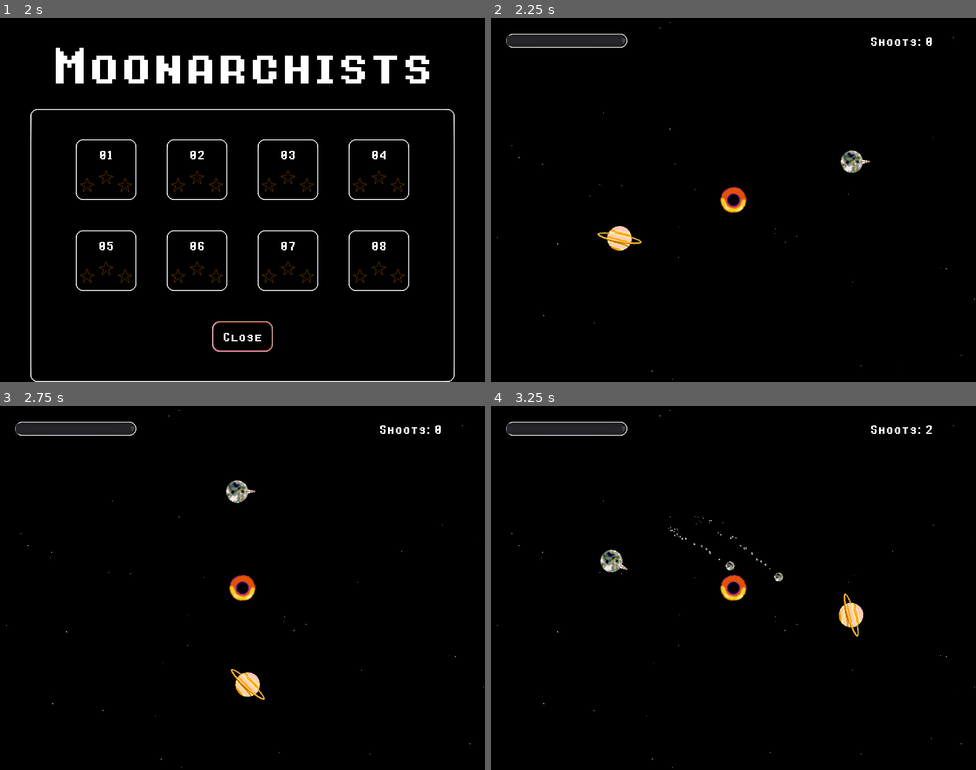
Above: before the commit, frames 1-4 (two rows, left to right).
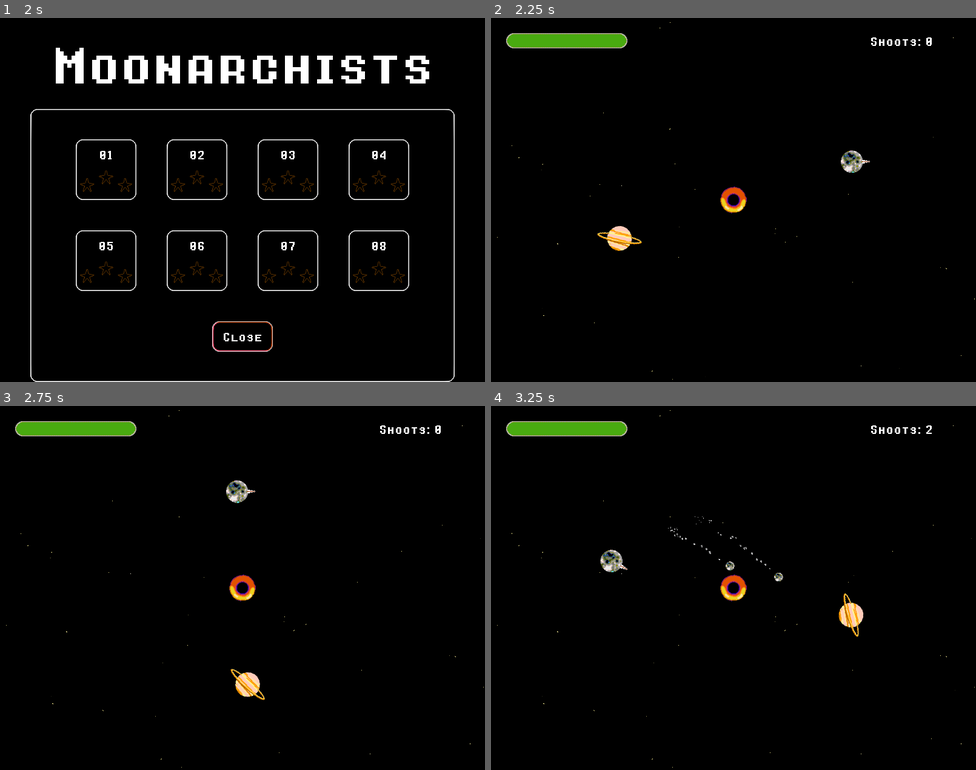
Above: after the commit, the same moments.

Repository: renato-grottesi/moonarchists
Game: Godot game, scene res://Scenes/MainMenu.tscn
Same seed, same stepped clock (60 frames per second), same inputs: the game is played once before the commit and once after it.
Inputs (mouse positions are in pixels of both pictures, inside the frame that each line leads up to):
- Up to frame 1 (2 s): click "Play" at 0.5 s; click "Play" at 1.25 s
- Up to frame 2 (2.25 s): click "01" at 2 s
- Up to frame 3 (2.75 s): no input
- Up to frame 4 (3.25 s): tap Enter at 2.75 s; move the mouse to (840, 569) at 2.77 s; hold Right from 2.78 s (still down); click (840, 569) at 2.92 s; tap Space at 3.02 s

Frame 1 is identical in both runs. In frame 2, 1.0% of the frame differs, in the area x 3-29%, y 4-9%; in frame 3, 1.0%; in frame 4, 1.0%.

Commit message:
add music and a nicer health bar

Diff:
--- a/Game/Moon.gd
+++ b/Game/Moon.gd
@@ -45,10 +45,10 @@
 func _on_Moon_body_entered(body):
 	if body is MassBullet:
 		health -= 25;
-		emit_signal("heath", health)
 		emit_signal("damage")
 	else:
 		health = 0;
+	emit_signal("heath", health)
 	if health < 1:
 		$SpriteMoon.visible = false;
 		$SpriteNozzle.visible = false;
--- a/Game/Universe.gd
+++ b/Game/Universe.gd
@@ -99,7 +99,7 @@
 
 func _on_Moon_heath(health):
 	if !game_over:
-		$HUD/Health.value = health;
+		$HUD/HealthBar.health = health;
 	pass
 
 func _on_CloseVictory_pressed():
--- a/Game/Universe.tscn
+++ b/Game/Universe.tscn
@@ -11,6 +11,7 @@
 [ext_resource path="res://Sounds/explosion.wav" type="AudioStream" id=9]
 [ext_resource path="res://Game/Moon.tscn" type="PackedScene" id=10]
 [ext_resource path="res://Sprites/star_empty.png" type="Texture" id=11]
+[ext_resource path="res://UI/HealthBar.tscn" type="PackedScene" id=12]
 
 [sub_resource type="Curve" id=1]
 _data = [ Vector2( 0, 0 ), 0.0, 0.00446841, 0, 0, Vector2( 0.494253, 1 ), -2.88089e-07, -2.88089e-07, 0, 0, Vector2( 1, 0 ), 0.0109342, 0.0, 0, 0 ]
@@ -77,18 +78,11 @@
 "_edit_use_anchors_": false
 }
 
-[node name="Health" type="HSlider" parent="HUD"]
+[node name="HealthBar" parent="HUD" instance=ExtResource( 12 )]
 margin_left = 32.0
 margin_top = 32.0
-margin_right = 288.0
-margin_bottom = 64.0
-custom_styles/slider = ExtResource( 3 )
-rounded = true
-editable = false
-scrollable = false
-__meta__ = {
-"_edit_use_anchors_": false
-}
+margin_right = -736.0
+margin_bottom = -704.0
 
 [node name="Victory" type="PopupDialog" parent="HUD"]
 margin_left = 256.0
--- a/Global.gd
+++ b/Global.gd
@@ -30,10 +30,23 @@
 	7,
 ]
 
+var music
+
 func _ready():
 	load_game()
 	var root = get_tree().get_root()
 	current_scene = root.get_child(root.get_child_count() - 1)
+
+	music = AudioStreamPlayer.new()
+	var stream = load("res://Sounds/moonarchists.ogg")
+	music.set_stream(stream)
+	music.volume_db = 1
+	music.pitch_scale = 1
+	play_music()
+
+func _process(delta):
+	play_music()
+	pass
 
 func save_game() :
 	var save_file = File.new()
@@ -78,3 +91,9 @@
 
 	# Optionally, to make it compatible with the SceneTree.change_scene() API.
 	get_tree().set_current_scene(current_scene)
+
+func play_music() :
+	if get_tree().get_root() != music.get_parent() :
+		get_tree().get_root().add_child(music)
+	if !music.playing:
+		music.play()
--- /dev/null
+++ b/UI/HealthBar.gd
@@ -0,0 +1,31 @@
+extends Control
+
+export (int) var health setget _set_health, _get_health
+var initial_position
+var animated_health = 100
+
+func _ready():
+	$Foreground.region_enabled = true
+	$Foreground.region_rect = Rect2(0, 0, 256, 32)
+	initial_position = $Foreground.position
+	pass
+
+func _process(delta):
+	if animated_health > health:
+		$Particles.emitting = true
+		animated_health -= delta * 75
+	else:
+		$Particles.emitting = false
+	var width = 2.56 * animated_health
+	$Particles.position = Vector2(width, 8)
+	$Foreground.region_rect = Rect2(0, 0, width, 32)
+	$Foreground.position = initial_position - Vector2((256-width)/2, 0)
+	pass
+
+func _set_health(h):
+	if animated_health < 0:
+		animated_health = health
+	health = h
+
+func _get_health():
+	return health
--- /dev/null
+++ b/UI/HealthBar.tscn
@@ -0,0 +1,36 @@
+[gd_scene load_steps=4 format=2]
+
+[ext_resource path="res://Sprites/healthbar_fg.png" type="Texture" id=1]
+[ext_resource path="res://UI/HealthBar.gd" type="Script" id=2]
+[ext_resource path="res://Sprites/healthbar_bg.png" type="Texture" id=3]
+
+[node name="HealthBar" type="Control"]
+anchor_right = 1.0
+anchor_bottom = 1.0
+margin_right = -768.0
+margin_bottom = -736.0
+script = ExtResource( 2 )
+__meta__ = {
+"_edit_use_anchors_": false
+}
+
+[node name="Background" type="Sprite" parent="."]
+position = Vector2( 128, 16 )
+texture = ExtResource( 3 )
+
+[node name="Foreground" type="Sprite" parent="."]
+position = Vector2( 128, 16 )
+texture = ExtResource( 1 )
+region_enabled = true
+region_rect = Rect2( 0, 0, 256, 32 )
+
+[node name="Particles" type="CPUParticles2D" parent="."]
+emitting = false
+amount = 128
+preprocess = 1.0
+randomness = 0.25
+lifetime_randomness = 0.25
+emission_shape = 2
+emission_rect_extents = Vector2( 1, 16 )
+initial_velocity = 32.0
+color = Color( 0, 0.752941, 0, 1 )
Binary file added: Aseprite/healthbar_bg.ase
Binary file added: Aseprite/healthbar_fg.ase
Not shown: 1 places in Game/Universe.tscn that only renumber resources
Binary file added: Sprites/healthbar_bg.png
Binary file added: Sprites/healthbar_fg.png
Not shown, added: Sounds/moonarchists.mmpz
Not shown, added: Sounds/moonarchists.ogg
